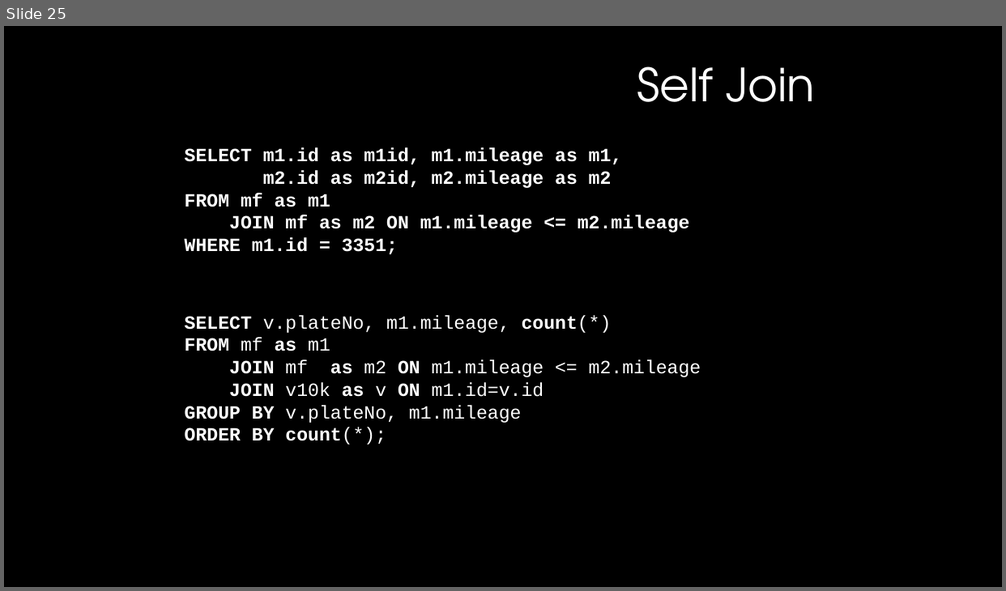
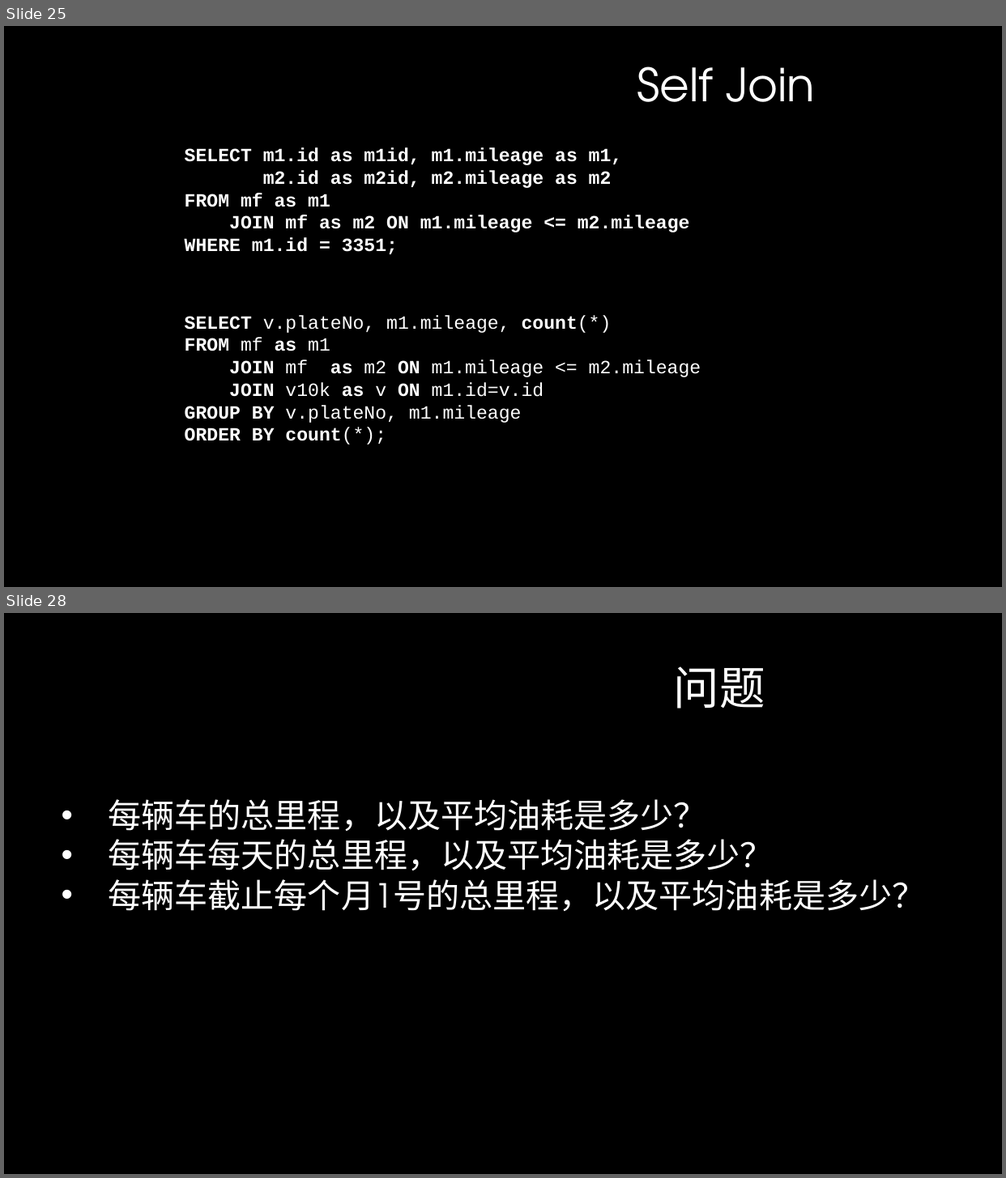
Before and after one commit to InCar/Training, a slide deck: Database/database.pptx. Shown one above the other, each under a label of ours: slide 25 before the commit, slides 25 and 28 after it; the slides between them are not shown. The pictures are 1006x591 and 1006x1178 pixels, drawn with LibreOffice and Linux fonts; fonts in the diff are those of the drawing; background and template pictures are left out. Boxes give left, top, right and bottom in pixels: in the first picture for what was removed or moved away, otherwise in the second. Text is boxed around its words. In the diff, an @@ line names an element or a change of style, - is before the commit and + after.

```diff
--- a/Database/database.pptx
+++ b/Database/database.pptx
@@ slide 28 added at box(4, 613, 1002, 1174), background #000000 @@
@@ text added at box(674, 666, 765, 709), 44 pt, text #FFFFFF @@
+问题
@@ text added at box(108, 799, 925, 912), 32 pt, text #FFFFFF @@
+• 每辆车的总里程，以及平均油耗是多少？
+• 每辆车每天的总里程，以及平均油耗是多少？
+• 每辆车截止每个月1号的总里程，以及平均油耗是多少？
```
Also in this commit, not shown: 4 other slides added.
